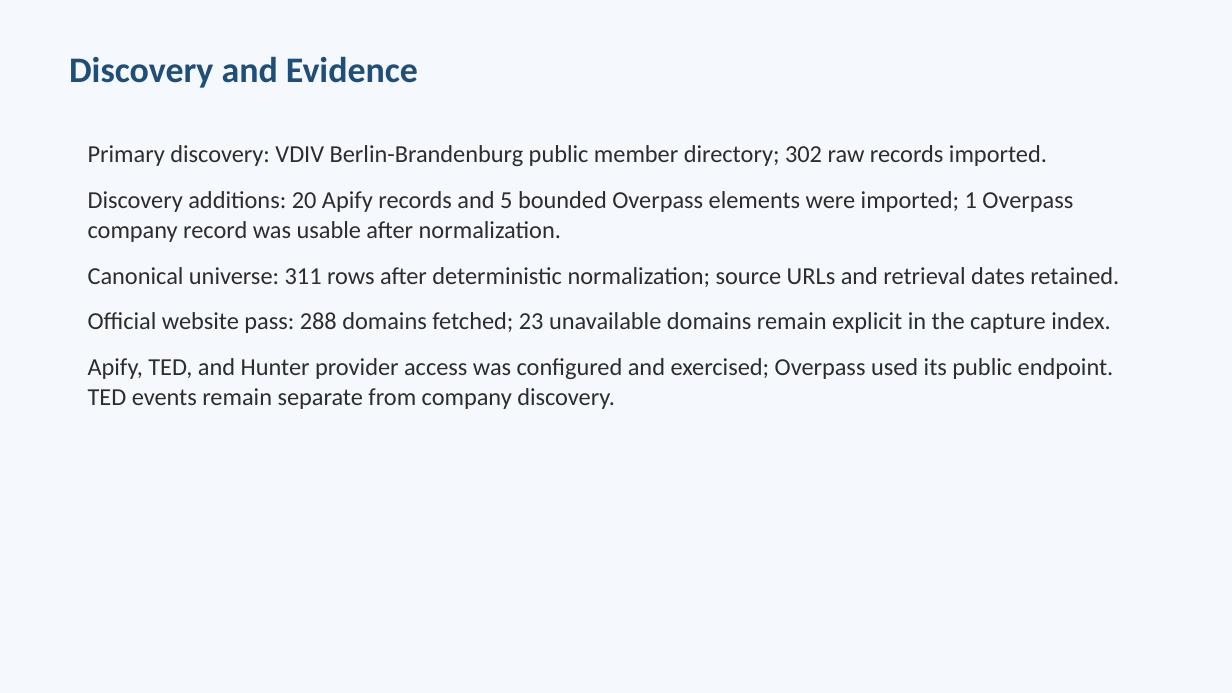
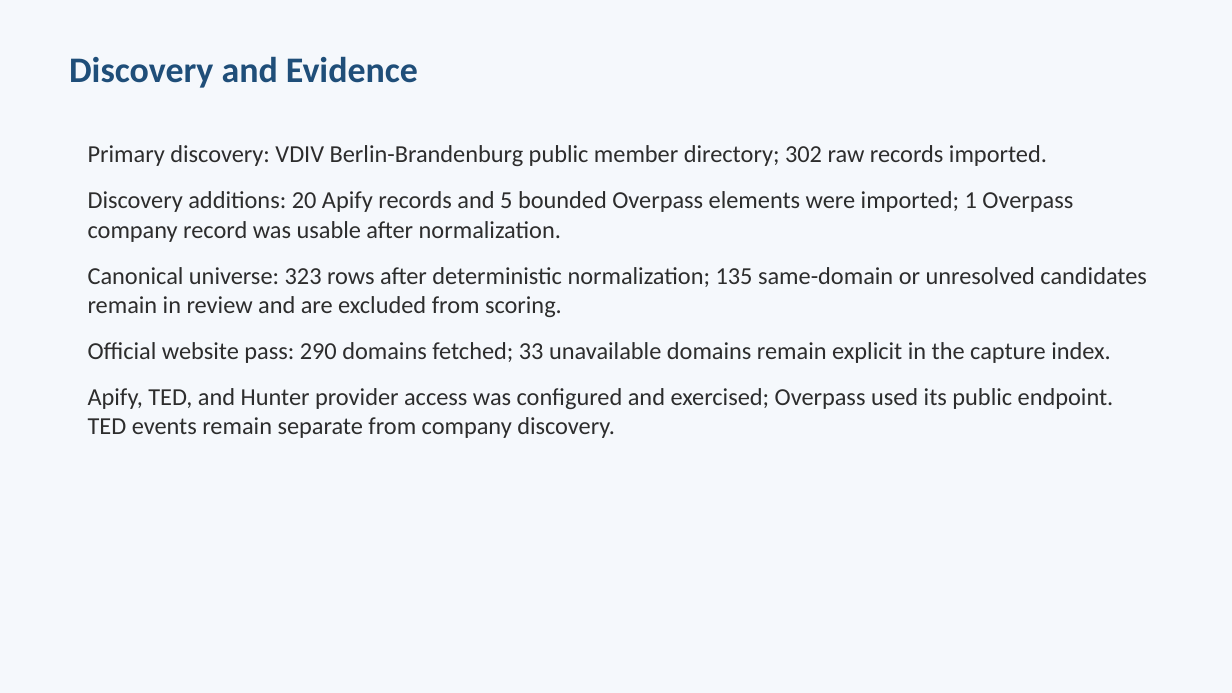
Before and after one commit to longdang193/lead-generation, a slide deck: slide 2 of output/berlin-hausverwaltung-methodology_2026-11-09.pptx. Drawn at 1232x693 pixels with LibreOffice and Linux fonts; fonts in the diff are those of the drawing. Boxes give left, top, right and bottom in pixels: in the first picture for what was removed or moved away, otherwise in the second. Text is boxed around its words. In the diff, an @@ line names an element or a change of style, - is before the commit and + after.

Commit message:
Harden review findings and artifact reconciliation

```diff
--- a/output/berlin-hausverwaltung-methodology_2026-11-09.pptx
+++ b/output/berlin-hausverwaltung-methodology_2026-11-09.pptx
@@ text at [88,267,1147,363]: text changed @@
-Canonical universe: 311 rows after deterministic normalization; source URLs and retrieval dates retained.
-Official website pass: 288 domains fetched; 23 unavailable domains remain explicit in the capture index.
+Canonical universe: 323 rows after deterministic normalization; 135 same-domain or unresolved candidates remain in review and are excluded from scoring.
+Official website pass: 290 domains fetched; 33 unavailable domains remain explicit in the capture index.
```
Also in this commit, not shown: 3 other slides changed, 30 other files.
